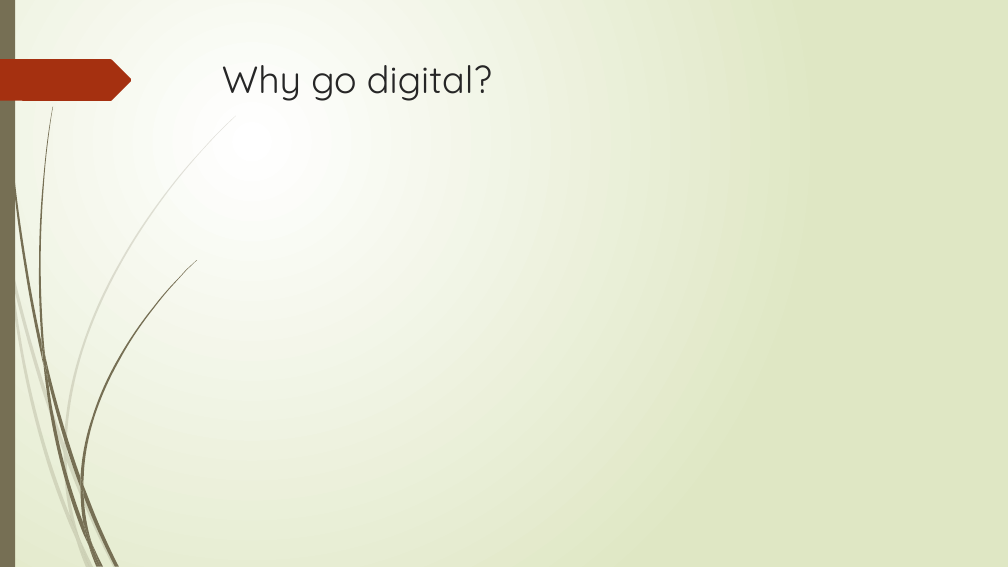
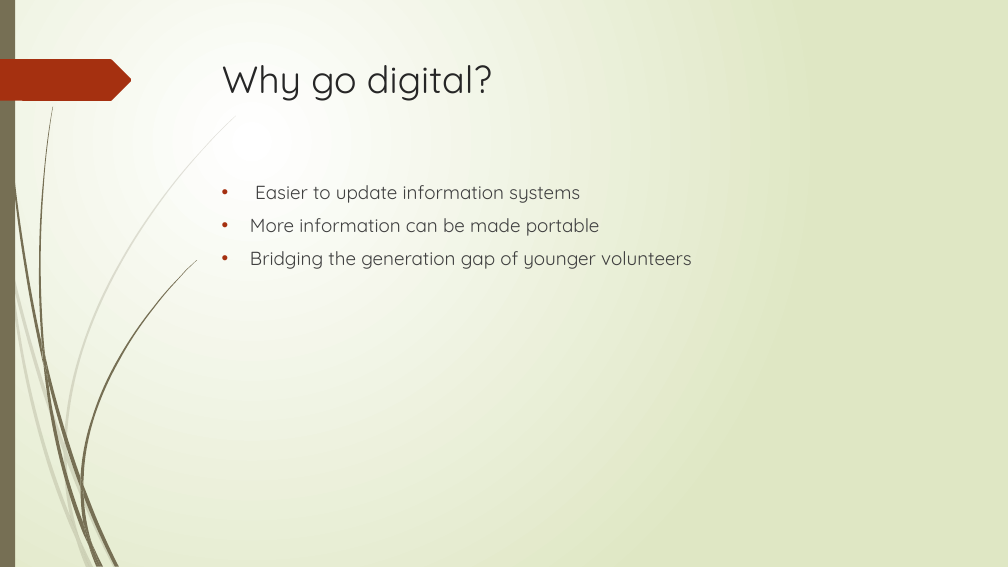
Before and after one commit to bournemouth17/team-5, a slide deck: slide 3 of RNLI.pptx. Drawn at 1008x567 pixels with LibreOffice and Linux fonts; fonts in the diff are those of the drawing. Boxes give left, top, right and bottom in pixels: in the first picture for what was removed or moved away, otherwise in the second. Text is boxed around its words. In the diff, an @@ line names an element or a change of style, - is before the commit and + after.

```diff
--- a/RNLI.pptx
+++ b/RNLI.pptx
@@ text added at (x1=250, y1=185, x2=692, y2=269), 18 pt, text #404040 @@
+• Easier to update information systems
+• More information can be made portable
+• Bridging the generation gap of younger volunteers
```
Also in this commit, not shown: 5 other slides changed.
